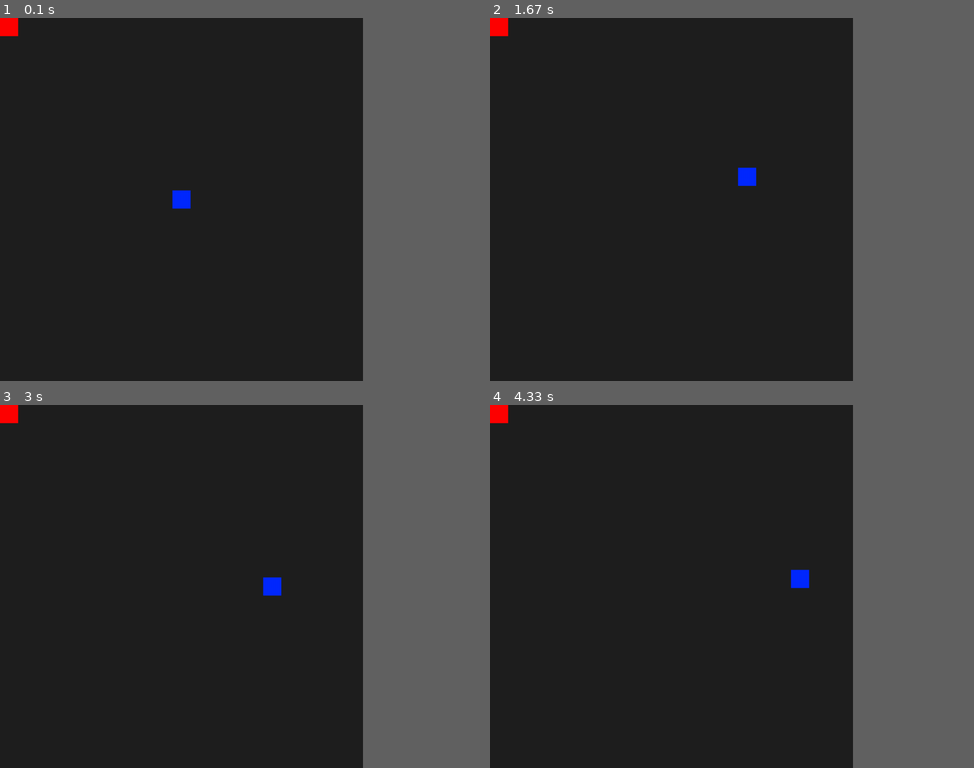
Above: before the commit, frames 1-4 (two rows, left to right).
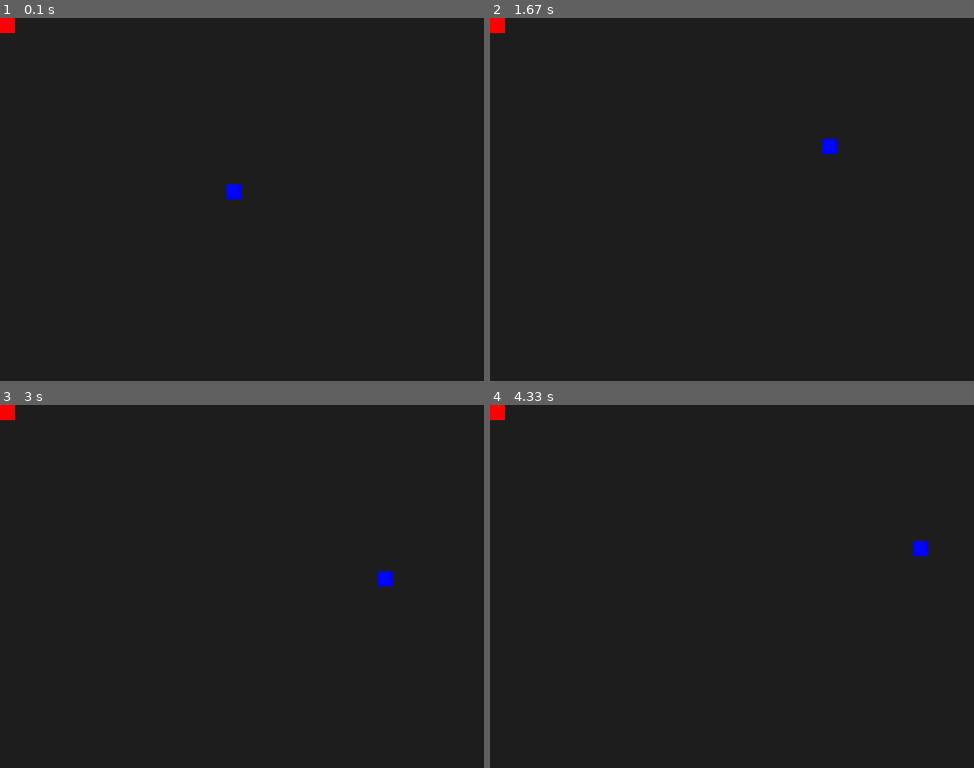
Above: after the commit, the same moments.

Repository: LUDUSLab/stem-games
Game: pygame game, started from natanael.lucena/snake/main.py
Same seed, same stepped clock (60 frames per second), same inputs: the game is played once before the commit and once after it.
Inputs:
- Up to frame 1 (0.1 s): no input
- Up to frame 2 (1.67 s): hold D 0.33-0.8 s; hold W 0.83-1.13 s; hold D 1.17-1.63 s
- Up to frame 3 (3 s): hold A 1.67-2.2 s; hold S 2.23-2.57 s; hold A from 2.6 s (still down)
- Up to frame 4 (4.33 s): release A at 3 s; hold W 3.03-3.4 s; hold D 3.43-4.07 s; hold S from 4.1 s (still down)
In our replay, the window is 675x675 before the commit and 900x675 after it. These sizes can differ from the game's own. Grey fills any space a smaller window leaves; there, only what the larger window draws over its background counts as a difference.

The runs differ from the first frame. In frame 1, 0.4% of the frame differs, in the area x 0-50%, y 0-53%; in frame 2, 0.4%; in frame 3, 0.4%; in frame 4, 0.4%, in the area x 0-91%, y 0-51%.

Commit message:
general improvement

Diff:
--- a/natanael.lucena/snake/main.py
+++ b/natanael.lucena/snake/main.py
@@ -1,21 +1,19 @@
 import pygame
 
 pygame.init()
-
-# Window
-window = (720, 720)
-center = (window[0]//2, window[1]//2)
-screen = pygame.display.set_mode(window)
-pygame.display.set_caption("Snake")
 
 # Colors
 COLOR_LIGHT_GREY = (200, 200, 200)
 COLOR_DARK_GREY = pygame.Color('gray12')
 
-# Game loop
-game_loop = True
+# Window
+window = (960, 720)
+center = (window[0] // 2, window[1] // 2)
+screen = pygame.display.set_mode(window)
+pygame.display.set_caption("Snake")
+
 game_clock = pygame.time.Clock()
-
+game_close = False
 
 # Create font
 def font(fontsize):
@@ -34,30 +32,32 @@
     obj.x = x
     obj.y = y
 
-previous_key = pygame.K_p
+
 # Check player key press
-def check_player_key():
-    global snake_direction, previous_key
-    if (event.key == pygame.K_w and previous_key != pygame.K_s) or\
-            (event.key == pygame.K_s and previous_key != pygame.K_w) or\
-            (event.key == pygame.K_a and previous_key != pygame.K_d) or \
-            (event.key == pygame.K_d and previous_key != pygame.K_a):
-        snake_direction[previous_key] = False
-        snake_direction[event.key] = True
-        previous_key = event.key
+x_move = 0
+y_move = 0
 
 
-# Check key events in-game
-def event_conditional():
-    global game_loop
-    if event.type == pygame.QUIT:
-        game_loop = False
-    elif event.type == pygame.KEYDOWN:
-        check_player_key()
+def check_player_key(ev):
+    global x_move, y_move, game_close
+    if ev.type == pygame.QUIT:
+        game_close = True
+    elif ev.type == pygame.KEYDOWN:
+        if ev.key == pygame.K_a and x_move <= 0:
+            x_move = -snake.w
+            y_move = 0
+        elif ev.key == pygame.K_d and x_move >= 0:
+            x_move = snake.w
+            y_move = 0
+        elif ev.key == pygame.K_w and y_move <= 0:
+            y_move = -snake.w
+            x_move = 0
+        elif ev.key == pygame.K_s and y_move >= 0:
+            y_move = snake.w
+            x_move = 0
 
 
 score_font = font(36)
-
 
 # Render score text
 # def text_render(a_score_text):
@@ -65,31 +65,11 @@
 
 
 # Check if the snake collided and the game is over
-def game_over():
-    if snake.y < 0:
-        set_obj_coordinates(snake, snake.x, 0)
-        return True
-    if snake.y > 720 - snake.height:
-        set_obj_coordinates(snake, snake.x, 720 - snake.height)
-        return True
-    if snake.x < 0:
-        set_obj_coordinates(snake, 0, snake.y)
-        return True
-    if snake.x > 720 - snake.width:
-        set_obj_coordinates(snake, 720 - snake.width, snake.y)
-        return True
-    return False
 
 
 # Snake
 snake_img = img("snake")
 snake = snake_img.get_rect()
-move_keys = [pygame.K_w, pygame.K_d, pygame.K_s, pygame.K_a, pygame.K_p]
-snake_direction = {k: False for k in move_keys}
-snake_score = 0
-snake_vel = 15
-set_obj_coordinates(snake, center[0] - snake.width/2, center[1] - snake.height/2)
-
 
 # Apple
 apple_img = img("apple")
@@ -98,26 +78,42 @@
 set_obj_coordinates(apple, 0, 0)
 
 
-# Main game loop
-while game_loop:
-    for event in pygame.event.get():
-        event_conditional()
-    # score_text = text_render(snake_score)
-    if not game_over():
-        for i in range(4):
-            if snake_direction[move_keys[i]]:
-                sign = 1 if i % 3 else -1
-                if i % 2:
-                    snake.x += sign * snake_vel
-                else:
-                    snake.y += sign * snake_vel
+def game_loop():
+    global x_move, y_move, game_close
+    set_obj_coordinates(snake, center[0] - snake.w, center[1] - snake.h)
+    game_close = False
+    game_over = False
+    x_move = 0
+    y_move = 0
+    while not game_close:
+        while game_over:
+            screen.fill(COLOR_DARK_GREY)
+            pygame.display.update()
+            for event in pygame.event.get():
+                if event.type == pygame.KEYDOWN:
+                    if event.key == pygame.K_q:
+                        pygame.quit()
+                        quit()
+                    if event.key == pygame.K_c:
+                        game_loop()
+        # Main game loop
+        # score_text = text_render(snake_score)
         screen.fill(COLOR_DARK_GREY)
         screen.blit(snake_img, snake)
         screen.blit(apple_img, apple)
-    # game over code here
+        for event in pygame.event.get():
+            check_player_key(event)
+        if snake.y < 0 or snake.y > window[1] - snake.height or snake.x < 0 or \
+                snake.x > window[0] - snake.width:
+            game_over = True
+        snake.x += x_move
+        snake.y += y_move
+        # Update screen
+        pygame.display.update()
+        game_clock.tick(8)
 
-    # Update screen
-    pygame.display.flip()
-    game_clock.tick(10)
+    pygame.quit()
+    quit()
 
-pygame.quit()
+
+game_loop()
Binary file changed: natanael.lucena/snake/assets/natanael.lucena_apple.png
Binary file changed: natanael.lucena/snake/assets/natanael.lucena_snake.png
